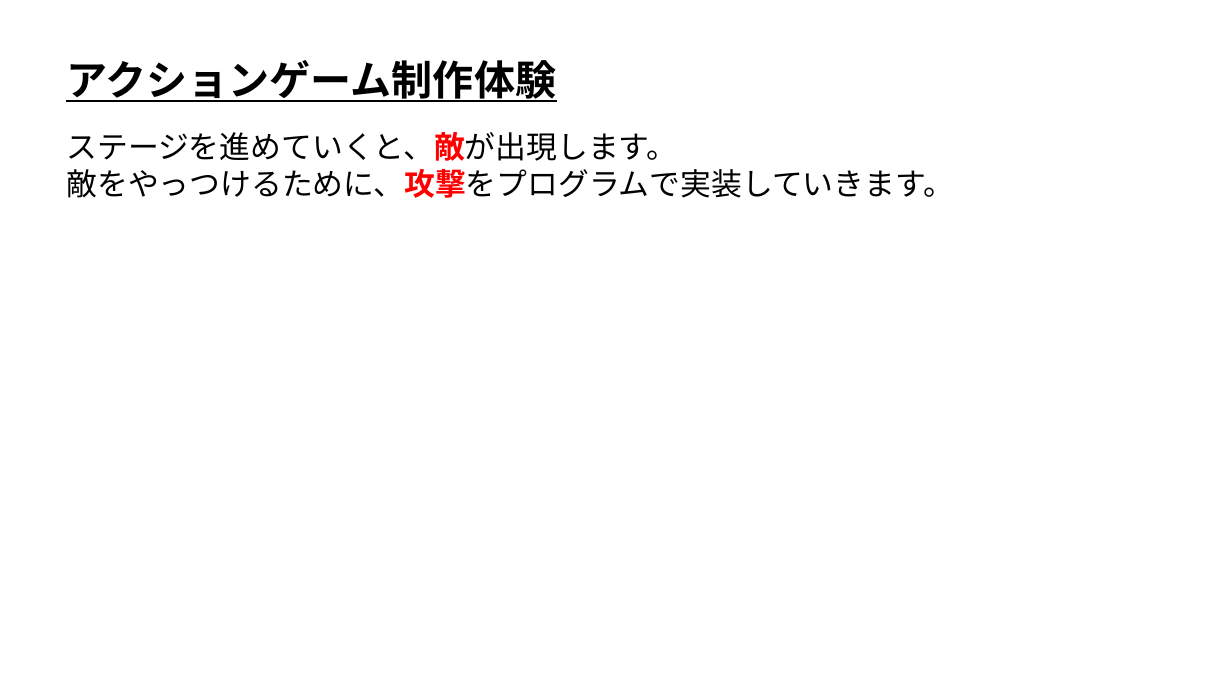
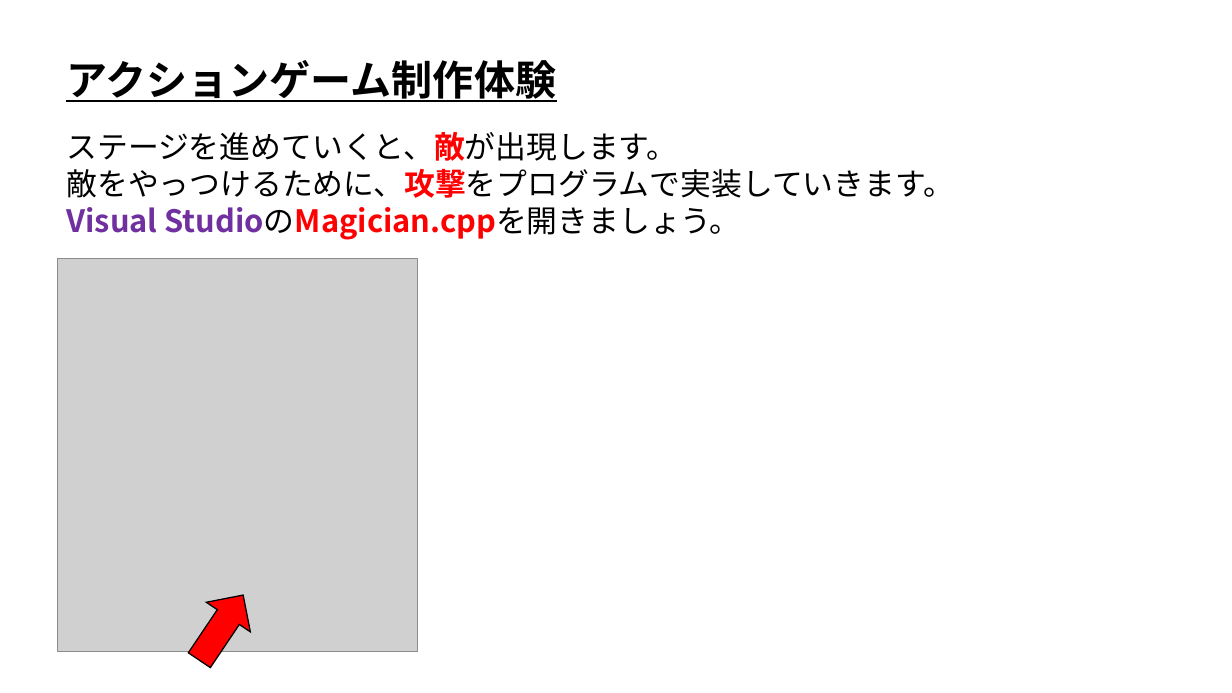
Before and after one commit to ArakiYusuke-Ohara/UnrealEngine, a slide deck: slide 14 of Projects/OpenCanpas01/UE_アクションゲーム制作体験.pptx (slide 13 before the commit). Drawn at 1232x693 pixels with LibreOffice and Linux fonts; fonts in the diff are those of the drawing; grey boxes stand for pictures. Boxes give left, top, right and bottom in pixels: in the first picture for what was removed or moved away, otherwise in the second. Text is boxed around its words. In the diff, an @@ line names an element or a change of style, - is before the commit and + after.

```diff
--- a/Projects/OpenCanpas01/UE_アクションゲーム制作体験.pptx
+++ b/Projects/OpenCanpas01/UE_アクションゲーム制作体験.pptx
@@ text at (66, 207, 741, 240): paragraph added @@
+Visual StudioのMagician.cppを開きましょう。
@@ picture added at (57, 259, 418, 652) @@
@@ right arrow added at (178, 581, 265, 675), fill #FF0000, outline #000000 1 pt @@
```
Also in this commit, not shown: 13 other slides changed, 1 slide added, 9 other files.
